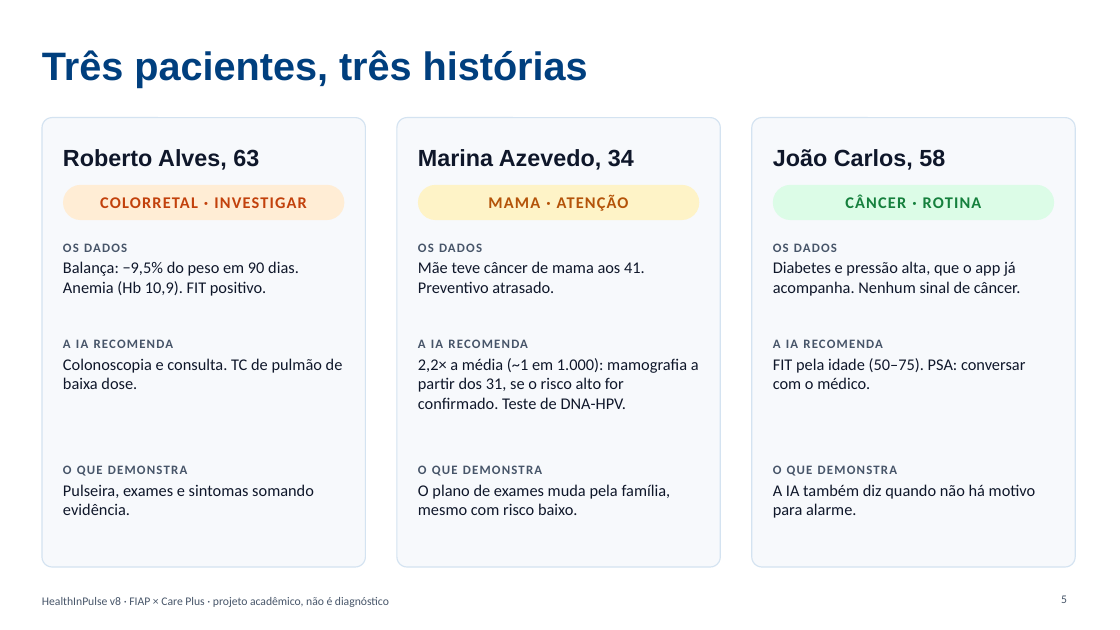
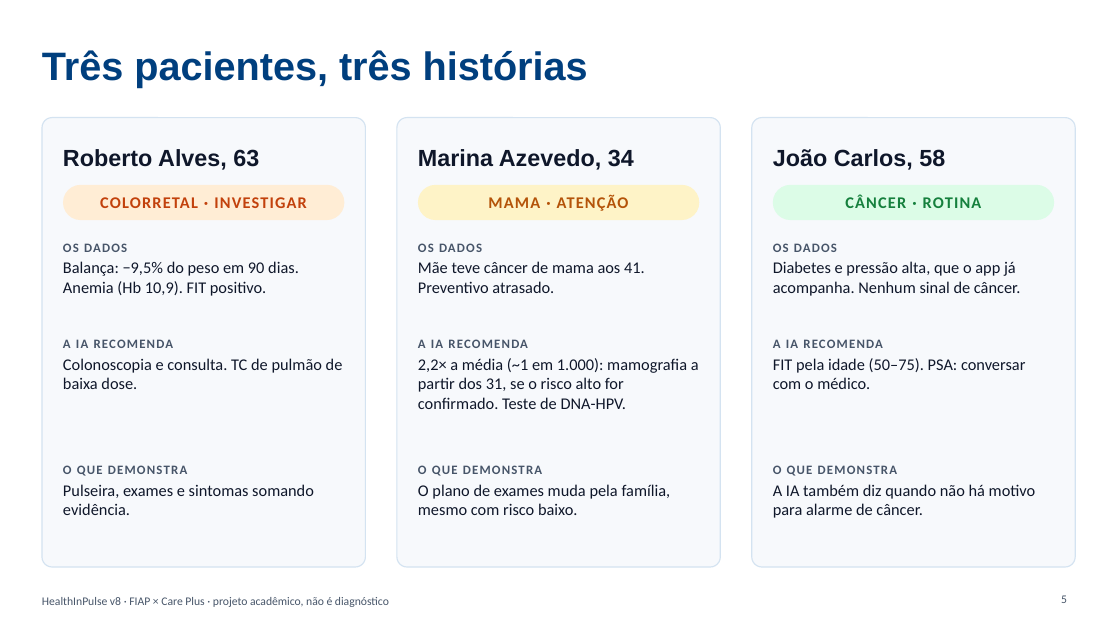
Before and after one commit to IgorMarran/HealthInPulse, a slide deck: slide 5 of Docs/feira/slides.pptx. Drawn at 1120x630 pixels with LibreOffice and Linux fonts; fonts in the diff are those of the drawing. Boxes give left, top, right and bottom in pixels: in the first picture for what was removed or moved away, otherwise in the second. Text is boxed around its words. In the diff, an @@ line names an element or a change of style, - is before the commit and + after.

```diff
--- a/Docs/feira/slides.pptx
+++ b/Docs/feira/slides.pptx
@@ text at bbox=[773, 484, 1036, 518]: text changed @@
-A IA também diz quando não há motivo para alarme.
+A IA também diz quando não há motivo para alarme de câncer.
```
Also in this commit, not shown: 3 other slides changed, 4 other files.
